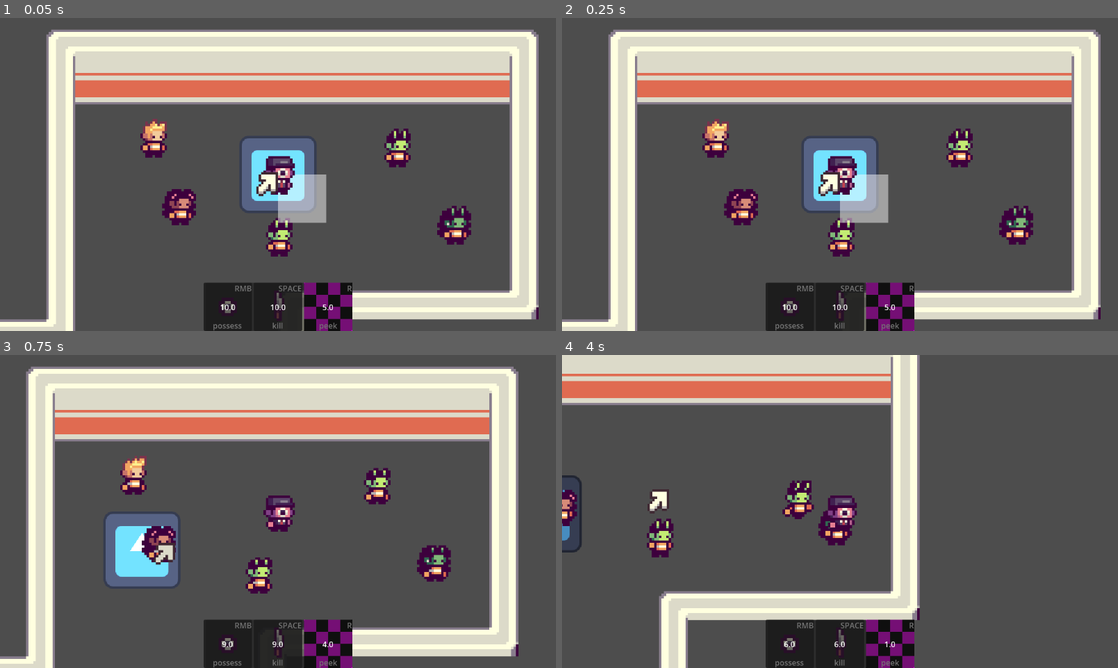
Above: before the commit, frames 1-4 (two rows, left to right).
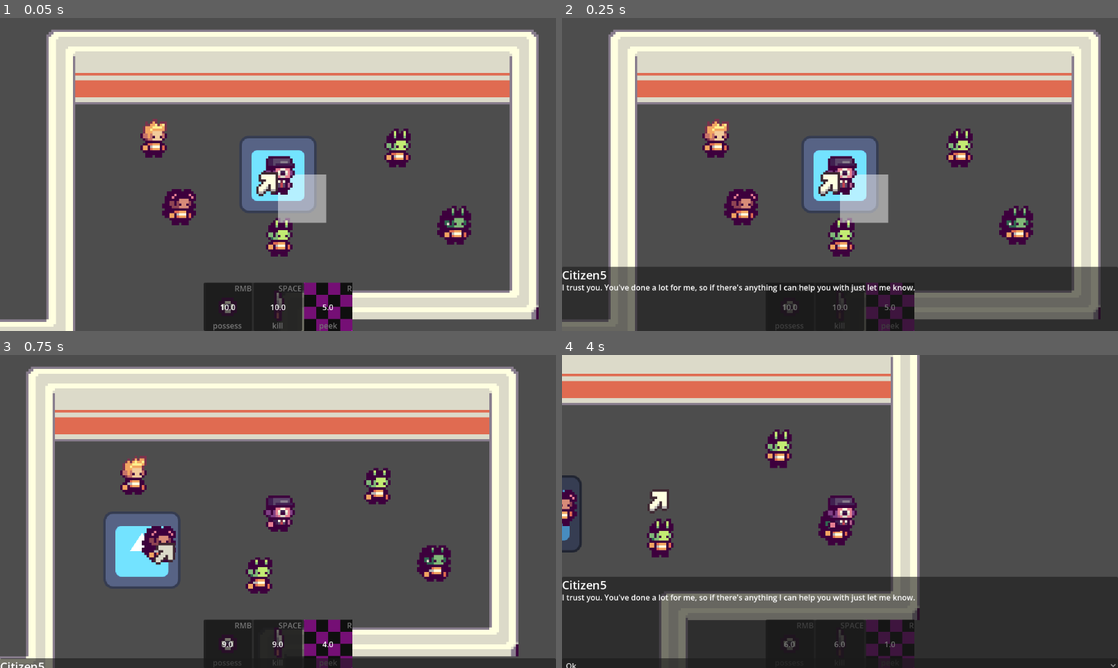
Above: after the commit, the same moments.

Repository: EEGAR1/summer-game-jam
Game: Godot game, scene res://scenes/main.tscn
Two runs of this game, one before a commit and one after it. Both use one fixed random seed, a clock stepped at 60 frames per second and the inputs below. The engine's default icon, where the game draws it, is replaced by a stand-in: a white triangle on a blue panel in a dark square.
Inputs (mouse positions are in pixels of both pictures, inside the frame that each line leads up to):
- Up to frame 1 (0.05 s): no input
- Up to frame 2 (0.25 s): no input
- Up to frame 3 (0.75 s): move the mouse to (177, 542) at 0.52 s; press the mouse at (177, 542) at 0.53 s; hold D (move_right) from 0.53 s (still down)
- Up to frame 4 (4 s): move the mouse to (623, 514) at 1.27 s; release D (move_right) at 1.28 s; release the mouse at (623, 514) at 1.28 s; hold S (move_down) 1.28-2 s; right-click (623, 514) at 1.35 s; click (840, 664) at 2 s, where only the run after the commit has a clickable "Ok"; move the mouse to (867, 398) at 2.77 s; hold D (move_right) 2.78-3.53 s; hold R (peek) 2.78-3.53 s; move the mouse to (667, 486) at 3.52 s; hold W (move_up) from 3.53 s (still down); click (667, 486) at 3.6 s

Frame 1 is identical in both runs. In frame 2, 17% of the frame differs, in the area x 0-100%, y 79-100%; in frame 3, 2.5%; in frame 4, 27%, in the area x 0-100%, y 23-100%.

Commit message:
Working Dialog Updates

Diff:
--- a/scenes/main.tscn
+++ b/scenes/main.tscn
@@ -382,6 +382,7 @@
 offset_top = -20.0
 grow_horizontal = 2
 grow_vertical = 0
+allow_reselect = true
 
 [node name="AnimationPlayer" type="AnimationPlayer" parent="CanvasLayer/Window/Dialog" unique_id=1397574493]
 libraries/ = SubResource("AnimationLibrary_2f3dj")
--- a/scenes/people/citizen.tscn
+++ b/scenes/people/citizen.tscn
@@ -16,6 +16,10 @@
 [ext_resource type="SpriteFrames" uid="uid://crq3xkqroamqo" path="res://people/citizen10.tres" id="11_72hwm"]
 [ext_resource type="PackedScene" uid="uid://ctg1rxdx5dxg0" path="res://scenes/actions/kill_action.tscn" id="15_jbnel"]
 [ext_resource type="PackedScene" uid="uid://dwee3cnhxdk61" path="res://scenes/actions/witness_action.tscn" id="16_caxg1"]
+[ext_resource type="Script" uid="uid://uphb5d7dydpd" path="res://scripts/player_talk_action.gd" id="17_rvppo"]
+
+[sub_resource type="CircleShape2D" id="CircleShape2D_rvppo"]
+radius = 80.0
 
 [node name="Citizen" unique_id=1228245065 instance=ExtResource("1_iyw6i")]
 
@@ -34,3 +38,31 @@
 [node name="KillAction" parent="ActionManager" index="2" unique_id=1662293383 instance=ExtResource("15_jbnel")]
 
 [node name="WitnessAction" parent="ActionManager" index="3" unique_id=1896438407 instance=ExtResource("16_caxg1")]
+
+[node name="PlayerTalkAction" type="Node2D" parent="ActionManager" index="4" unique_id=1700318547]
+script = ExtResource("17_rvppo")
+body_text = Dictionary[int, String]({
+0: "I trust you. You've done a lot for me, so if there's anything I can help you with just let me know.",
+1: "Sorry but I don't trust you enough to keep doing favors for you. Sorry.",
+2: "Can you build this for me?"
+})
+choices = Dictionary[int, Variant]({
+0: ["Ok"],
+1: ["Ok"],
+2: ["Ill make it happen (Accept)", "Go away (Decline)"]
+})
+metadata/_custom_type_script = "uid://dyaahj865ksh8"
+
+[node name="SeekArea" type="Area2D" parent="ActionManager/PlayerTalkAction" index="0" unique_id=335915254]
+collision_layer = 5
+collision_mask = 5
+
+[node name="CollisionShape2D" type="CollisionShape2D" parent="ActionManager/PlayerTalkAction/SeekArea" index="0" unique_id=1247695233]
+shape = SubResource("CircleShape2D_rvppo")
+
+[node name="TalkArea" type="Area2D" parent="ActionManager/PlayerTalkAction" index="1" unique_id=1528439168]
+collision_layer = 5
+collision_mask = 5
+
+[node name="CollisionShape2D" type="CollisionShape2D" parent="ActionManager/PlayerTalkAction/TalkArea" index="0" unique_id=1441603543]
+shape = SubResource("CircleShape2D_rvppo")
--- a/scripts/classes/globals.gd
+++ b/scripts/classes/globals.gd
@@ -10,6 +10,7 @@
 var tooltip : Control
 var control_item_panel : Control
 var control_item_label : Control
+var dialog : Dialog
 
 # Globals for building
 var hover_target
--- a/scripts/dialog.gd
+++ b/scripts/dialog.gd
@@ -1,9 +1,9 @@
-extends Panel
+class_name Dialog extends Panel
 
 
 # Called when the node enters the scene tree for the first time.
 func _ready() -> void:
-	pass # Replace with function body.
+	Globals.dialog = self
 
 @onready var text: Label = $Text
 @onready var title: Label = $Title
@@ -11,11 +11,12 @@
 @onready var animation_player: AnimationPlayer = $AnimationPlayer
 
 var callback : Callable
-func show_dialog(title_text : String, body_text : String, options : Array[String], callback : Callable) -> void:
+func show_dialog(title_text : String, body_text : String, options : Array, callback : Callable) -> void:
 	animation_player.play("open")
 	title.text = title_text
 	text.text = body_text
 
+	option_button.clear()
 	for i in options:	option_button.add_item(i)
 
 	self.callback = callback
--- /dev/null
+++ b/scripts/player_talk_action.gd
@@ -0,0 +1,58 @@
+extends Action
+
+enum TALK_TYPE {
+	HEYIMJOINING,
+	HEYIMLEAVING,
+	BUILDQUEST
+}
+var talk_state : TALK_TYPE
+
+@export var body_text : Dictionary[TALK_TYPE, String]
+@export var choices : Dictionary[TALK_TYPE, Variant] # Dictionary[TALK_TYPE, Array[String]]
+var callables : Dictionary[TALK_TYPE, Callable] = {
+	TALK_TYPE.HEYIMJOINING : callback_hey_im_joining, # Defaults
+	TALK_TYPE.HEYIMLEAVING : callback_hey_im_leaving,
+	TALK_TYPE.BUILDQUEST : callback_build_quest
+}
+
+func callback_hey_im_joining(index : int):
+	print("player selected ", index)
+
+func callback_hey_im_leaving(index : int):
+	print("player selected ", index)
+
+func callback_build_quest(index : int):
+	print("player selected ", index)
+
+
+
+@onready var seek_area: Area2D = $SeekArea
+@onready var talk_area: Area2D = $TalkArea
+var seek_ovrlp : Array :
+	get():
+		return seek_area.get_overlapping_bodies().filter(func(x): return x == Globals.player)
+var talk_ovrlp : Array :
+	get():
+		return talk_area.get_overlapping_bodies().filter(func(x): return x == Globals.player)
+
+
+func _check_action(delta : float) -> void: # Should use `set_action()` to set this as the current action
+	set_action()
+
+func _while_acting(delta : float) -> void: # Plays while acting
+	if len(talk_ovrlp) != 0:
+		Globals.dialog.show_dialog(parent.name, body_text.get(talk_state), choices.get(talk_state), callables.get(talk_state))
+		remove_action()
+	elif len(seek_ovrlp) != 0:
+		if len(parent.current_path.path) == 0:
+			parent.set_movement_target(seek_ovrlp[0].global_position)
+
+func _no_action(delta : float) -> void: # Plays when there is no action
+	pass
+
+func _parent_is_ready() -> bool: # This function returns `true` to check the current action and should be `false` when actually acting to stop other actions from happening in its place
+	# Below is the default behavior. You don't have to override this function if you want this
+	return !_is_current_action()
+
+func _is_current_action() -> bool: # This function should make sure that the Person is in the USINGACTION
+	return current_action == self
Not shown, added: scripts/player_talk_action.gd.uid
